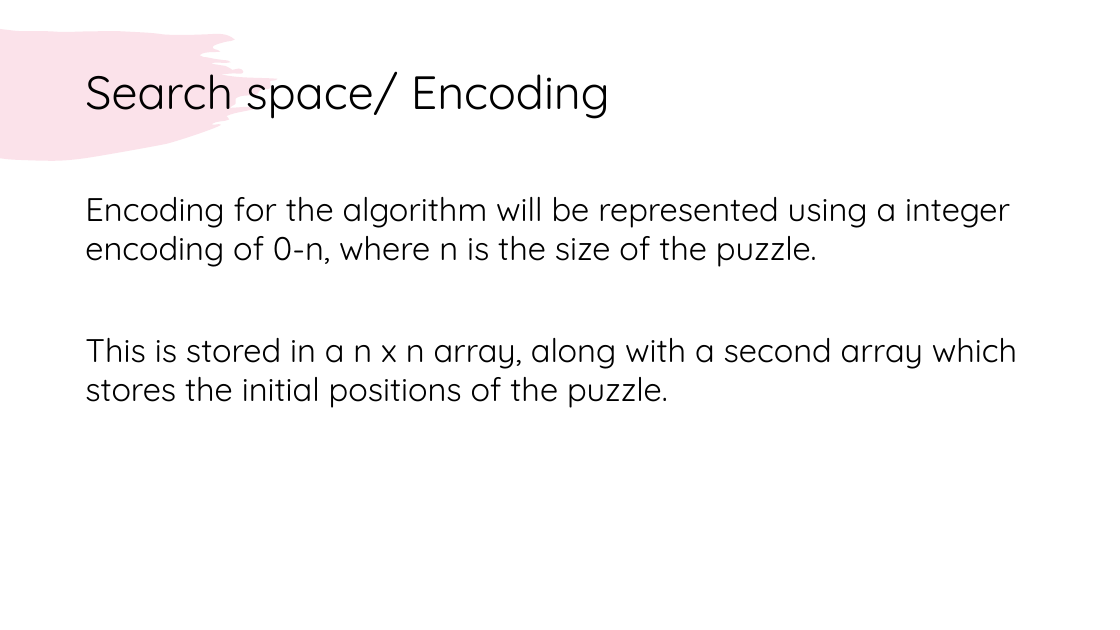
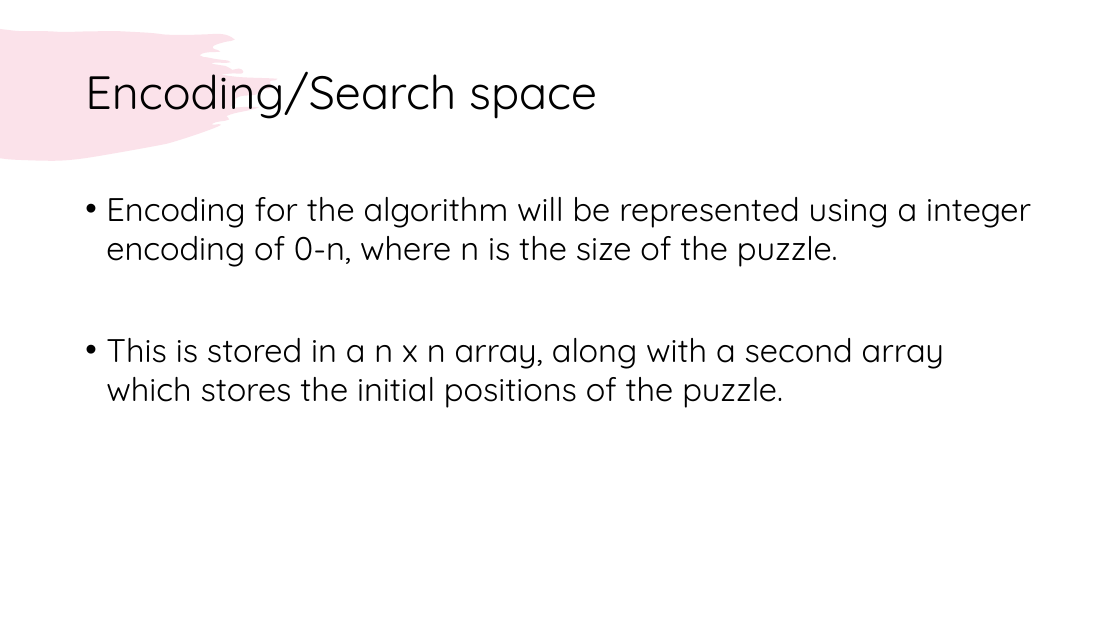
Before and after one commit to sfreeman218/MMP_Sudoku, a slide deck: slide 4 of Documentation/WIPs/Midproject review presentation/Solving Solitaire game with AI review.pptx. Drawn at 1120x630 pixels with LibreOffice and Linux fonts; fonts in the diff are those of the drawing. Boxes give left, top, right and bottom in pixels: in the first picture for what was removed or moved away, otherwise in the second. Text is boxed around its words. In the diff, an @@ line names an element or a change of style, - is before the commit and + after.

```diff
--- a/Documentation/WIPs/Midproject review presentation/Solving Solitaire game with AI review.pptx
+++ b/Documentation/WIPs/Midproject review presentation/Solving Solitaire game with AI review.pptx
@@ title at (x1=85, y1=71, x2=597, y2=119): text changed @@
-Search space/ Encoding
+Encoding/Search space
@@ text "Encoding for the algorithm will ..." at (x1=106, y1=197, x2=1031, y2=408): bullet none to • @@
```
Also in this commit, not shown: 6 other slides changed, 2 slides added, 1 other file.
